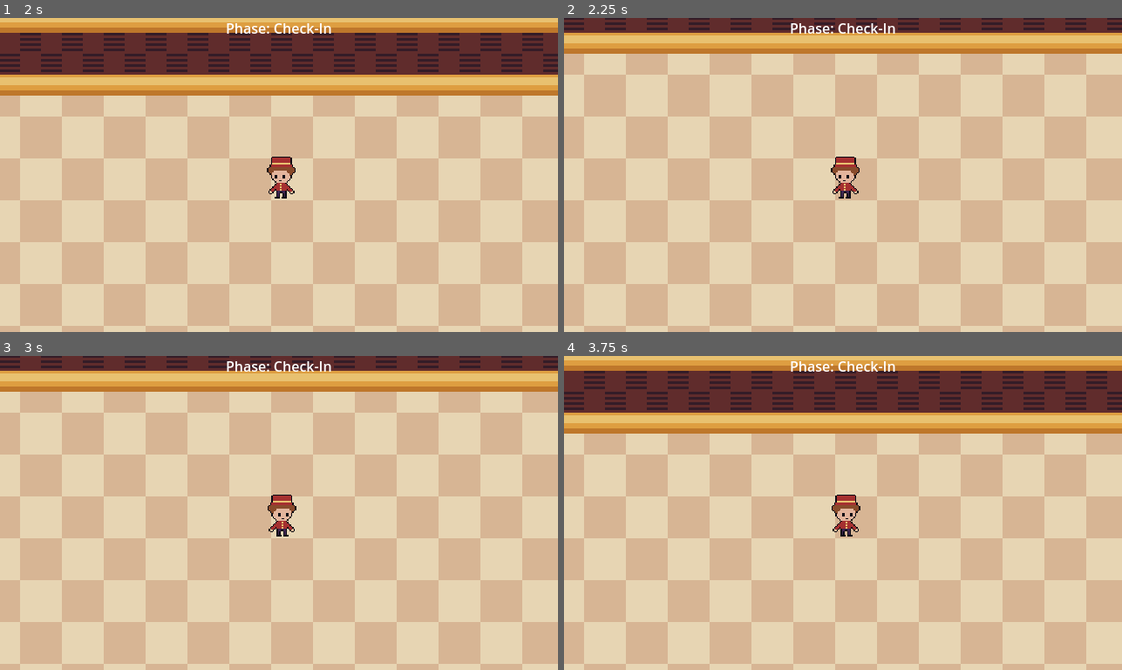
Above: before the commit, frames 1-4 (two rows, left to right).
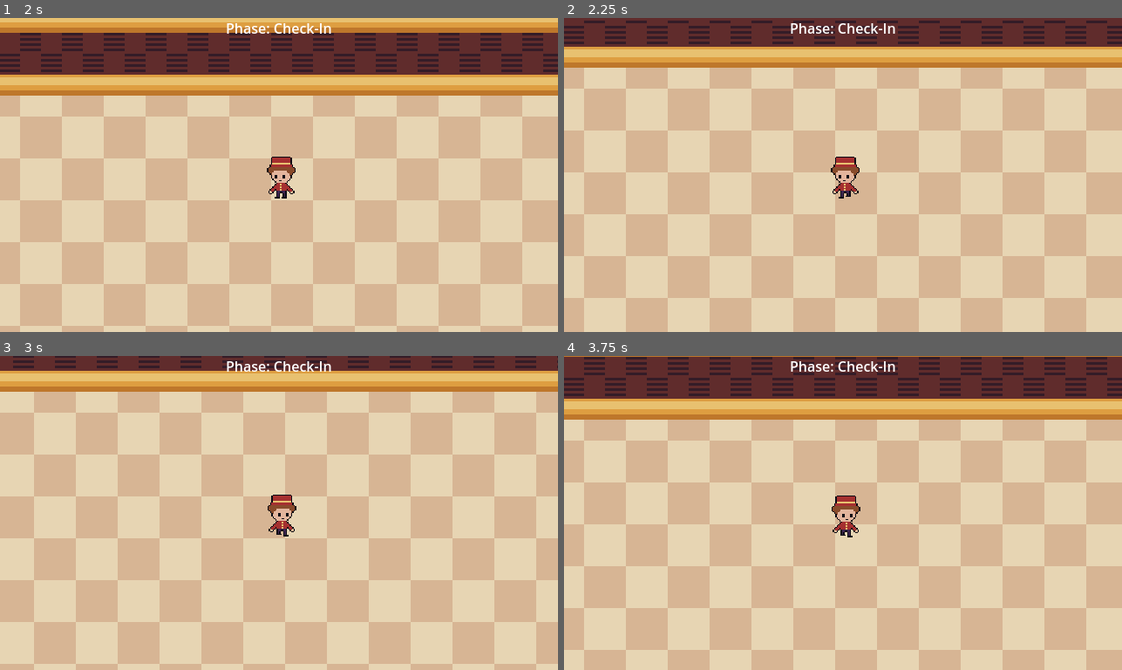
Above: after the commit, the same moments.

Repository: mwhittaker1/monsters_inn
Game: Godot game, scene res://scenes/Splash.tscn
Same seed, same stepped clock (60 frames per second), same inputs: the game is played once before the commit and once after it.
Inputs:
- Up to frame 1 (2 s): tap Enter (ui_accept) at 0.5, 0.77 s; hold Right (ui_right) 0.53-1.25 s; click "Start" at 1.25 s
- Up to frame 2 (2.25 s): hold Down (ui_down) from 2.03 s (still down)
- Up to frame 3 (3 s): tap Enter (ui_accept) at 2.27 s; release Down (ui_down) at 2.78 s; hold Right (ui_right) from 2.78 s (still down)
- Up to frame 4 (3.75 s): release Right (ui_right) at 3.53 s; hold Up (ui_up) from 3.53 s (still down)

Frame 1 is identical in both runs. In frame 2, 41% of the frame differs, in the area x 0-100%, y 0-100%; in frame 3, 30%; in frame 4, 46%, in the area x 0-100%, y 0-99%.

Commit message:
adjusted walk animation to be slower

Diff:
--- a/scenes/game.tscn
+++ b/scenes/game.tscn
@@ -86,7 +86,7 @@
 [node name="Sprite" type="AnimatedSprite2D" parent="Player"]
 sprite_frames = SubResource("SpriteFrames_45i86")
 animation = &"walk"
-frame_progress = 0.74649
+frame_progress = 0.902271
 
 [node name="Camera2D" type="Camera2D" parent="Player/Sprite"]
 position = Vector2(-2, -2)
--- a/scripts/Player.gd
+++ b/scripts/Player.gd
@@ -1,7 +1,7 @@
 extends Node2D
 
 @export var grid_size: int = 32
-@export var step_time: float = 0.12
+@export var step_time: float = 0.30
 @export var faces_right_by_default := false  # true if art faces RIGHT by default
 
 var _facing: Vector2 = Vector2.DOWN
@@ -13,32 +13,46 @@
 @onready var spr: AnimatedSprite2D = get_node_or_null("Sprite") as AnimatedSprite2D
 @onready var _ray: RayCast2D = $InteractRay
 
+var _idle_anim := ""
+var _walk_anim := ""
+
+func _find_anim_case_insensitive(want: String) -> String:
+	if spr == null or spr.sprite_frames == null:
+		return ""
+	for n in spr.sprite_frames.get_animation_names():
+		if n.to_lower() == want.to_lower():
+			return n
+	return ""
+
 func _ready() -> void:
 	if spr == null:
 		push_error("Player: AnimatedSprite2D 'Sprite' not found under Player.")
 		print_tree_pretty()
 		return
-	var names := spr.sprite_frames.get_animation_names()
 
-	print("Anim names:", names)
+	_idle_anim = _find_anim_case_insensitive("idle")
+	_walk_anim = _find_anim_case_insensitive("walk")
+	print("Anim names:", spr.sprite_frames.get_animation_names(), " | idle:", _idle_anim, " walk:", _walk_anim)
+	if _idle_anim == "" or _walk_anim == "":
+		push_error("Missing idle/walk animations (any case).")
 
-	if not spr.sprite_frames.has_animation("idle") or not spr.sprite_frames.has_animation("walk"):
-		push_error("Missing 'idle' or 'walk' animations on SpriteFrames.")
-
-	spr.speed_scale = 1.0
+	# Snap to grid before starting anim
 	_to = _snap_to_grid(global_position)
 	_from = _to
 	global_position = _to
-	spr.play("idle")
 
-	if spr:
-		# optional: scale first idle frame to grid
-		var tex := spr.sprite_frames.get_frame_texture("idle", 0)
-		if tex:
-			var sz := tex.get_size()
-			if sz.x > 0.0 and sz.y > 0.0:
-				var s := float(grid_size)
-				spr.scale = Vector2(s / sz.x, s / sz.y)
+	# Start idle
+	spr.speed_scale = 1.0
+	if _idle_anim != "":
+		spr.play(_idle_anim)
+
+	# Optional: scale first idle frame to grid_size
+	var tex := spr.sprite_frames.get_frame_texture("idle", 0)
+	if tex:
+		var sz := tex.get_size()
+		if sz.x > 0.0 and sz.y > 0.0:
+			var s := float(grid_size)
+			spr.scale = Vector2(s / sz.x, s / sz.y)
 
 func _physics_process(d: float) -> void:
 	# keep ray ~1 tile ahead
@@ -47,11 +61,10 @@
 
 	if _moving:
 		_t += d / step_time
+		_apply_walk_progress()
 		global_position = _from.lerp(_to, _t)
 		if _t >= 1.0:
-			global_position = _to
-			_moving = false
-			if spr: spr.play("idle")
+			_finish_step()
 		return
 
 func _input(event: InputEvent) -> void:
@@ -59,30 +72,52 @@
 		_try_interact()
 
 	var dir := Vector2.ZERO
-	if Input.is_action_just_pressed("ui_up"):
-		dir = Vector2.UP
-	elif Input.is_action_just_pressed("ui_down"):
-		dir = Vector2.DOWN
-	elif Input.is_action_just_pressed("ui_left"):
-		dir = Vector2.LEFT
-	elif Input.is_action_just_pressed("ui_right"):
-		dir = Vector2.RIGHT
+	if Input.is_action_just_pressed("ui_up"):    dir = Vector2.UP
+	elif Input.is_action_just_pressed("ui_down"): dir = Vector2.DOWN
+	elif Input.is_action_just_pressed("ui_left"): dir = Vector2.LEFT
+	elif Input.is_action_just_pressed("ui_right"):dir = Vector2.RIGHT
 
 	if dir != Vector2.ZERO and not _moving:
 		_update_facing(dir)
 		_start_step(dir)
 
 func _start_step(dir: Vector2) -> void:
+	_update_facing(dir)
 	_moving = true
 	_t = 0.0
 	_from = global_position
 	_to = (_from / grid_size).floor() * grid_size + dir * grid_size
-	if spr: spr.play("walk")
-	if dir.x != 0 and spr:
+
+	# begin walk anim; we'll drive frames manually (lockstep)
+	if _walk_anim != "":
+		spr.play(_walk_anim)
+		spr.speed_scale = 0.0  # prevent auto-advancing while we set frames
+
+	# flip only on horizontal moves; vertical keeps last flip
+	if dir.x != 0 and _walk_anim != "":
 		spr.flip_h = (dir.x < 0) if faces_right_by_default else (dir.x > 0)
 
+func _finish_step() -> void:
+	global_position = _to
+	_moving = false
+	_t = 0.0
+	if _idle_anim != "":
+		spr.speed_scale = 1.0
+		spr.play(_idle_anim)
+
+func _apply_walk_progress() -> void:
+	if _walk_anim == "": return
+	var n := spr.sprite_frames.get_frame_count(_walk_anim)
+	if n <= 0: return
+	# progress 0..(n-1) over the step
+	var f := int(floor(min(_t, 0.999) * n)) % n
+	if spr.animation != _walk_anim:
+		spr.play(_walk_anim)
+		spr.speed_scale = 0.0
+	if spr.frame != f:
+		spr.frame = f
+
 func _try_interact() -> void:
-	# brief reach boost so you're not pixel-perfect
 	_ray.target_position = _facing * float(grid_size) * 1.5
 	_ray.force_raycast_update()
 
@@ -92,7 +127,7 @@
 			hit.interact(self)
 			return
 
-	# fallback (optional): nearest interactable in a short cone
+	# optional fallback: nearest interactable in short cone
 	var best: Node = null
 	var best_d := 1e9
 	var p := global_position
